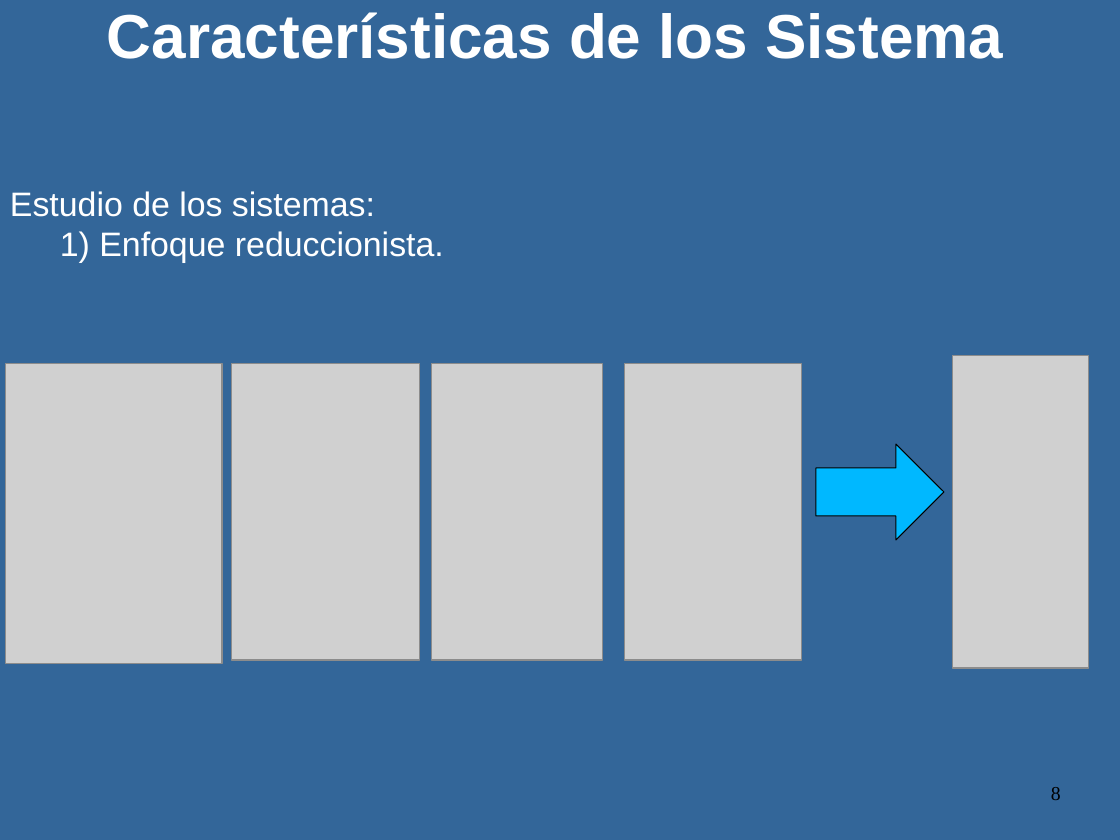
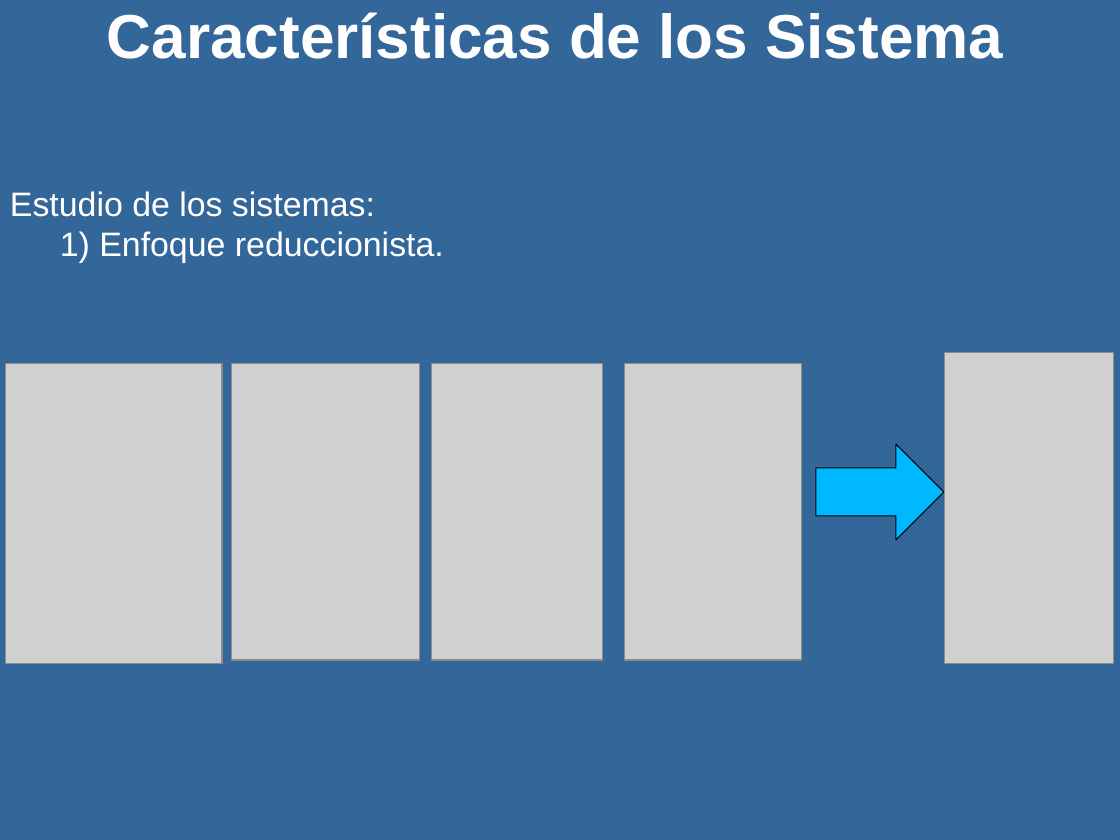
Before and after one commit to luismagarinos/Material-de-estudio-2023---MOO, a slide deck: slide 11 of Metodologia de Sistemas 2023.ppt (slide 8 before the commit). Drawn at 1120x840 pixels with LibreOffice and Linux fonts; fonts in the diff are those of the drawing; grey boxes stand for pictures. Boxes give left, top, right and bottom in pixels: in the first picture for what was removed or moved away, otherwise in the second. Text is boxed around its words. In the diff, an @@ line names an element or a change of style, - is before the commit and + after.

```diff
--- a/Metodologia de Sistemas 2023.ppt
+++ b/Metodologia de Sistemas 2023.ppt
@@ picture: place and size @@
-picture at [952, 356, 1090, 668]
+picture at [945, 353, 1115, 664]
@@ page number removed at [1051, 787, 1061, 800] @@
-8
```
Also in this commit, not shown: 11 other slides changed, 4 slides added, 1 slide removed.
